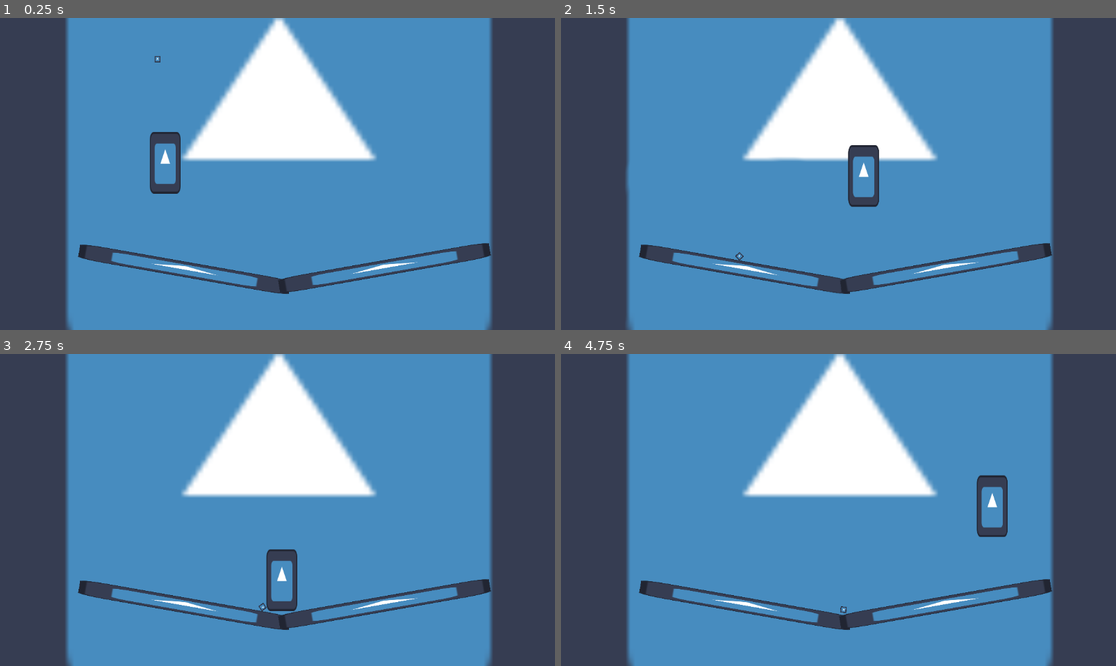
Above: before the commit, frames 1-4 (two rows, left to right).
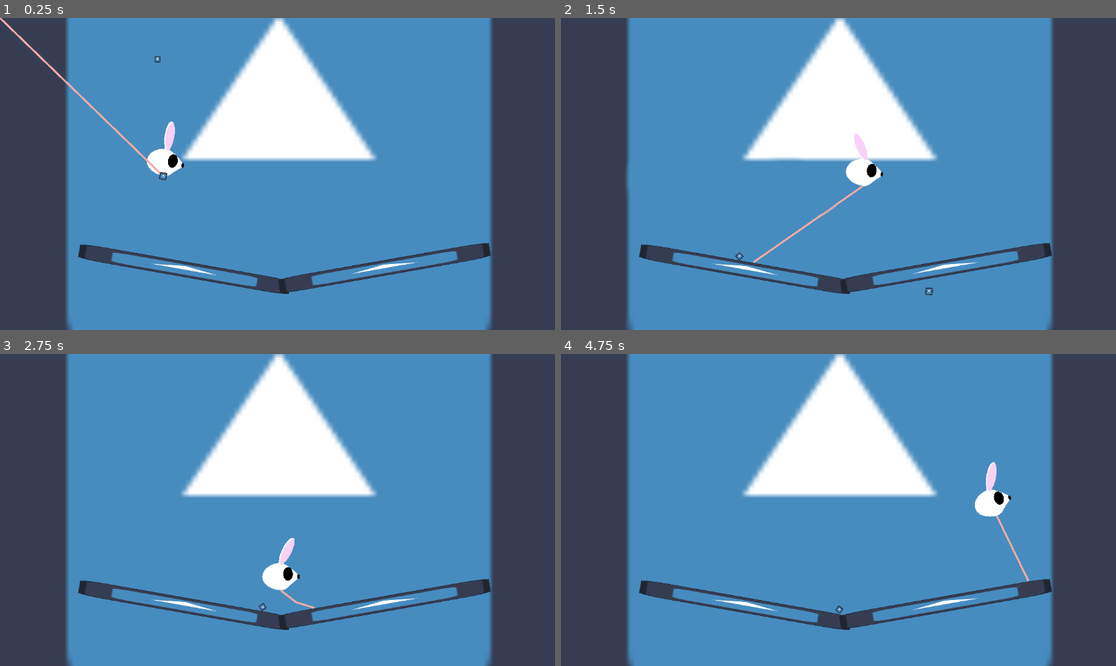
Above: after the commit, the same moments.

Repository: BeMain/metroidvania
Game: Godot game, scene res://world.tscn
The game is run twice, just before and just after one commit, with the same random seed, the same clock (stepped at 60 frames per second) and the same inputs. The engine's default icon, where the game draws it, is replaced by a stand-in: a white triangle on a blue panel in a dark square.
Inputs:
- Up to frame 1 (0.25 s): no input
- Up to frame 2 (1.5 s): tap Enter (ui_accept) at 0.5 s; hold Right (right) from 0.53 s (still down); tap Up (jump) at 0.77 s
- Up to frame 3 (2.75 s): tap Up (jump) at 1.52 s; release Right (right) at 2.03 s; hold Left (left) from 2.03 s (still down)
- Up to frame 4 (4.75 s): release Left (left) at 2.78 s; hold Right (right) 2.78-4.28 s; tap Up (jump) at 3.02, 3.77, 4.52 s; hold Left (left) from 4.28 s (still down)

The runs differ from the first frame. In frame 1, 1.3% of the frame differs, in the area x 0-34%, y 0-57%; in frame 2, 1.2%; in frame 3, 1.0%; in frame 4, 1.1%.

Commit message:
Add simple player animations

Diff:
--- /dev/null
+++ b/LegMovement.gd
@@ -0,0 +1,76 @@
+extends Line2D
+
+var timer = Timer.new()
+var leg_points
+var foot
+var foot_state
+var tween
+
+func _ready():
+	# Create timer
+	timer.connect("timeout", timeout)
+	timer.set_wait_time(0.4)
+	add_child(timer)
+
+	# Create points on leg
+	leg_points = [Vector2(0, 0), Vector2(0, 0), Vector2(0, 0)]
+	foot = get_child(0)
+	foot_state = "fixed"
+
+	# Create tween
+	tween = get_tree().create_tween()
+
+func _process(delta):
+	# Get physics data
+	var vel = get_node("../..").velocity
+	var grounded = get_node("../..").is_on_floor()
+
+	if (abs(vel.x) >= 0.1 and grounded):
+		if (timer.is_stopped()):
+			timeout()
+			timer.start()
+	else:
+		timer.stop()
+
+	var local_foot_pos = to_local(foot.position)
+	leg_points[2] = local_foot_pos
+
+	leg_points[1] = circle_intersection(leg_points[0].x, leg_points[0].y, 100, leg_points[2].x, leg_points[2].y, 100, 1)
+	set_points(leg_points)
+
+func timeout():
+	var query = PhysicsRayQueryParameters2D.create(global_position, global_position + Vector2(100, 100))
+	var collision = get_world_2d().direct_space_state.intersect_ray(query)
+
+	if collision:
+		foot.position = collision.position
+
+
+
+
+# Chat GPT code finding the intersection point between two circles
+func circle_intersection(x1: float, y1: float, r1: float, x2: float, y2: float, r2: float, side: int):
+	# Find the distance between the centers of the circles
+	var d = sqrt(pow(x2 - x1, 2) + pow(y2 - y1, 2))
+
+	# If the circles don't intersect, return null
+	if d > r1 + r2:
+		return Vector2.ZERO
+
+	# If one circle is completely inside the other, return null
+	if d < abs(r1 - r2):
+		return null
+
+	# Find the intersection points
+	var a = (pow(r1, 2) - pow(r2, 2) + pow(d, 2)) / (2 * d)
+	var h = sqrt(pow(r1, 2) - pow(a, 2))
+	var x3 = x1 + a * (x2 - x1) / d
+	var y3 = y1 + a * (y2 - y1) / d
+	var x4 = x3 + h * (y2 - y1) / d
+	var y4 = y3 - h * (x2 - x1) / d
+
+	# Return the intersection point(s) as a Vector2
+	if d == r1 + r2:
+		return Vector2(x4, y4)
+	else:
+		return [Vector2(x4, y4), Vector2(x4 - 2 * h * (y2 - y1) / d, y4 + 2 * h * (x2 - x1) / d)][side]
--- a/player.tscn
+++ b/player.tscn
@@ -1,17 +1,52 @@
-[gd_scene load_steps=4 format=3 uid="uid://cfwoprmxipx4g"]
+[gd_scene load_steps=9 format=3 uid="uid://kvh7jejnf37l"]
 
-[ext_resource type="Texture2D" uid="uid://cy32ov5kfeixm" path="res://icon.svg" id="1_0a1l1"]
 [ext_resource type="Script" path="res://player.gd" id="1_lli2v"]
+[ext_resource type="Texture2D" uid="uid://bpmweobtca8r" path="res://Textures/Jerboa_body.png" id="2_t0emm"]
+[ext_resource type="Texture2D" uid="uid://d1o5k7bed33k8" path="res://Textures/Jerboa_ear.png" id="3_hq7q0"]
+[ext_resource type="Script" path="res://playerAnim.gd" id="4_tgb8r"]
+[ext_resource type="Texture2D" uid="uid://p8na88f4pgim" path="res://Textures/Jerboa_eye.png" id="5_68mwt"]
+[ext_resource type="Script" path="res://LegMovement.gd" id="6_yj2k1"]
+[ext_resource type="Texture2D" uid="uid://cy32ov5kfeixm" path="res://icon.svg" id="7_0ckna"]
 
-[sub_resource type="RectangleShape2D" id="RectangleShape2D_ilf5o"]
-size = Vector2(64, 128)
+[sub_resource type="CapsuleShape2D" id="CapsuleShape2D_5k2tn"]
+radius = 36.0
+height = 152.0
 
 [node name="Player" type="CharacterBody2D"]
 script = ExtResource("1_lli2v")
 
 [node name="CollisionShape2D" type="CollisionShape2D" parent="."]
-shape = SubResource("RectangleShape2D_ilf5o")
+shape = SubResource("CapsuleShape2D_5k2tn")
 
-[node name="Icon" type="Sprite2D" parent="."]
-scale = Vector2(0.5, 1)
-texture = ExtResource("1_0a1l1")
+[node name="Body" type="Sprite2D" parent="."]
+texture_filter = 1
+scale = Vector2(0.4, 0.4)
+texture = ExtResource("2_t0emm")
+script = ExtResource("4_tgb8r")
+
+[node name="Ear" type="Sprite2D" parent="Body"]
+texture_filter = 1
+position = Vector2(0, -70)
+texture = ExtResource("3_hq7q0")
+offset = Vector2(0, -72)
+
+[node name="Eye" type="Sprite2D" parent="Body"]
+position = Vector2(37.5, -15)
+texture = ExtResource("5_68mwt")
+
+[node name="Leg1" type="Line2D" parent="Body"]
+z_index = 10
+position = Vector2(0, 70)
+default_color = Color(0.952941, 0.670588, 0.643137, 1)
+script = ExtResource("6_yj2k1")
+
+[node name="Foot" type="Sprite2D" parent="Body/Leg1"]
+z_index = 100
+scale = Vector2(0.3, 0.3)
+texture = ExtResource("7_0ckna")
+
+[node name="Leg2" type="Line2D" parent="Body"]
+visible = false
+z_index = 10
+position = Vector2(0, 67.5)
+default_color = Color(0.580392, 0.721569, 0.992157, 1)
--- /dev/null
+++ b/playerAnim.gd
@@ -0,0 +1,15 @@
+extends Sprite2D
+
+@export_category("Animation")
+@export var EAR_ROT_AMOUNT: float = 0.1
+@export var BODY_ROT_AMOUNT: float = 0.05
+
+
+func _process(delta):
+	var vel = get_parent().velocity
+
+	# Rotate ear
+	get_child(0).rotation_degrees = lerp(get_child(0).rotation_degrees, -vel.x * EAR_ROT_AMOUNT, 0.1)
+
+	# Rotate body
+	rotation_degrees = lerp(rotation_degrees, vel.y * BODY_ROT_AMOUNT, 0.2)
Binary file added: Textures/Jerboa_body.png
Not shown, added: Textures/Jerboa_body.png.import
Binary file added: Textures/Jerboa_ear.png
Not shown, added: Textures/Jerboa_ear.png.import
Binary file added: Textures/Jerboa_eye.png
Not shown, added: Textures/Jerboa_eye.png.import
Not shown: 1 places in world.tscn that only renumber resources
